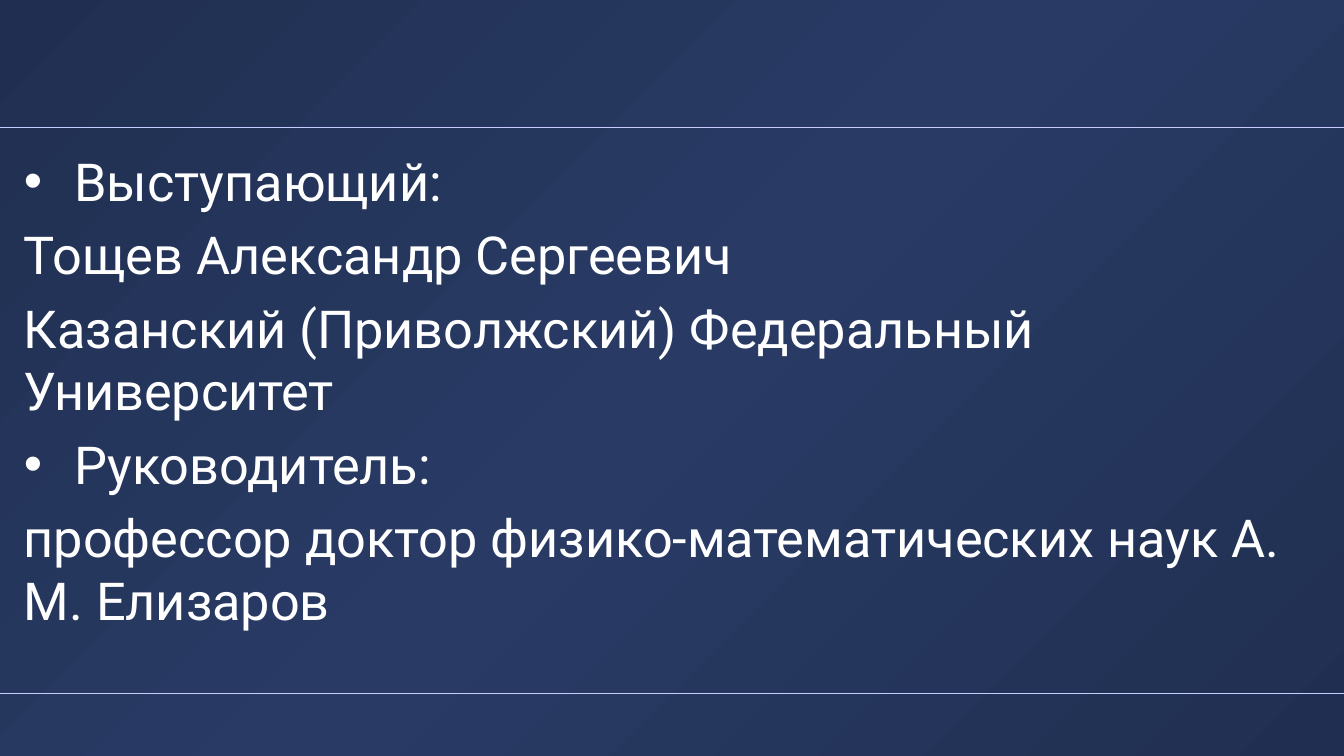
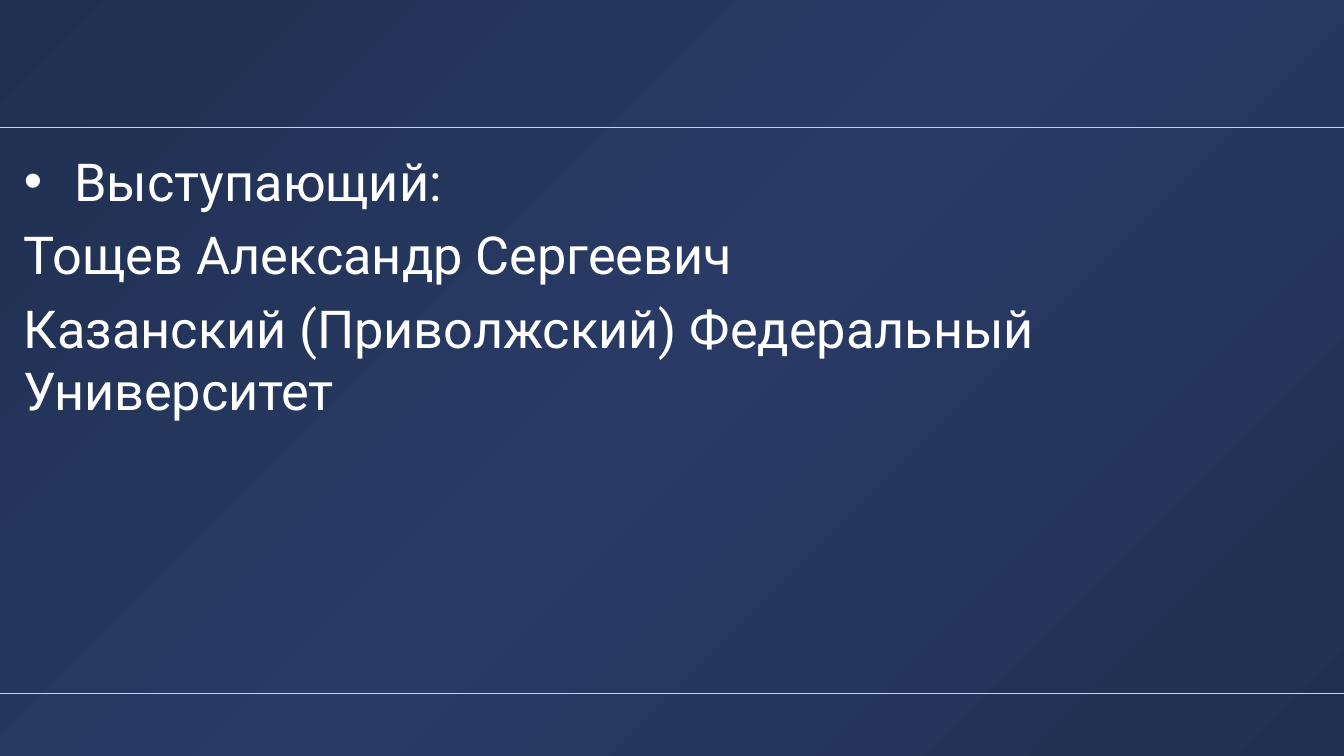
Before and after one commit to alexander-toschev/alexander-toschev, a slide deck: slide 2 of Disser/Presentation/DUBNAPresentationX.pptx. Drawn at 1344x756 pixels with LibreOffice and Linux fonts; fonts in the diff are those of the drawing; background and template pictures are left out. Boxes give left, top, right and bottom in pixels: in the first picture for what was removed or moved away, otherwise in the second. Text is boxed around its words. In the diff, an @@ line names an element or a change of style, - is before the commit and + after.

```diff
--- a/Disser/Presentation/DUBNAPresentationX.pptx
+++ b/Disser/Presentation/DUBNAPresentationX.pptx
@@ text at [24,447,1279,631]: paragraphs removed @@
-• Руководитель:
-профессор доктор физико-математических наук А. М. Елизаров
```
Also in this commit, not shown: 2 other slides changed, 14 other files.
